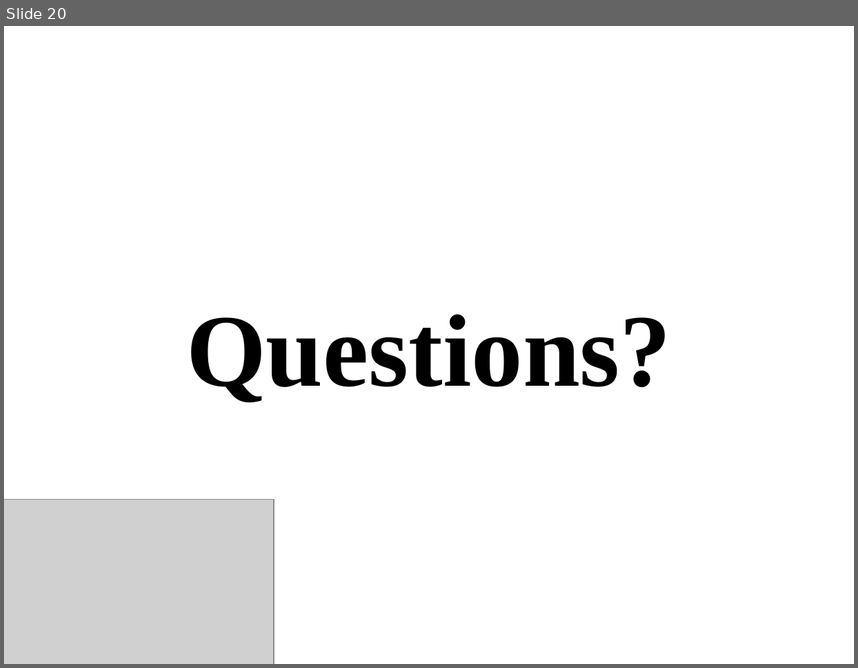
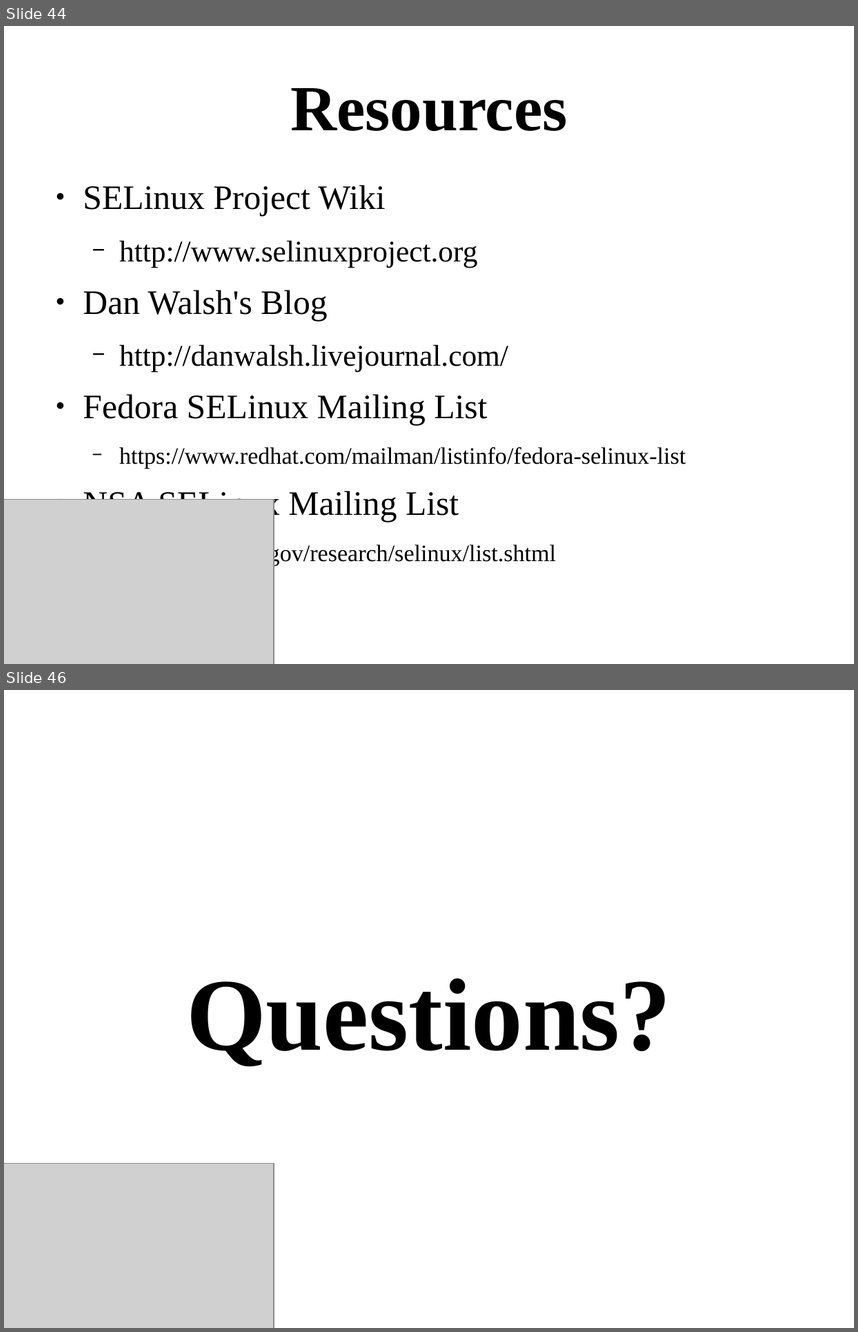
Before and after one commit to Frodox/SELinux-USNA-20150427, a slide deck: SELinux-USNA-20150427.odp. Shown one above the other, each under a label of ours: slide 20 before the commit, slides 44 and 46 after it; the slides between them are not shown. The pictures are 858x668 and 858x1332 pixels, drawn with LibreOffice and Linux fonts; fonts in the diff are those of the drawing; grey boxes stand for pictures. Boxes give left, top, right and bottom in pixels: in the first picture for what was removed or moved away, otherwise in the second. Text is boxed around its words. In the diff, an @@ line names an element or a change of style, - is before the commit and + after.

```diff
--- a/SELinux-USNA-20150427.odp
+++ b/SELinux-USNA-20150427.odp
@@ slide 44 added at (x1=4, y1=26, x2=854, y2=664), background #FFFFFF @@
@@ title added at (x1=290, y1=88, x2=568, y2=131), 60 pt, text #000000, bold @@
+Resources
@@ text added at (x1=83, y1=185, x2=686, y2=566), 22 pt, text #000000 @@
+● SELinux Project Wiki
+  − http://www.selinuxproject.org
+● Dan Walsh's Blog
+  − http://danwalsh.livejournal.com/
+● Fedora SELinux Mailing List
+  − https://www.redhat.com/mailman/listinfo/fedora-selinux-list
+● NSA SELinux Mailing List
+  − http://www.nsa.gov/research/selinux/list.shtml
@@ picture added at (x1=4, y1=499, x2=274, y2=664) @@
@@ what was slide 20 is now slide 46 @@
```
Also in this commit, not shown: 2 slides changed, 26 other slides added, 1 slide removed.
